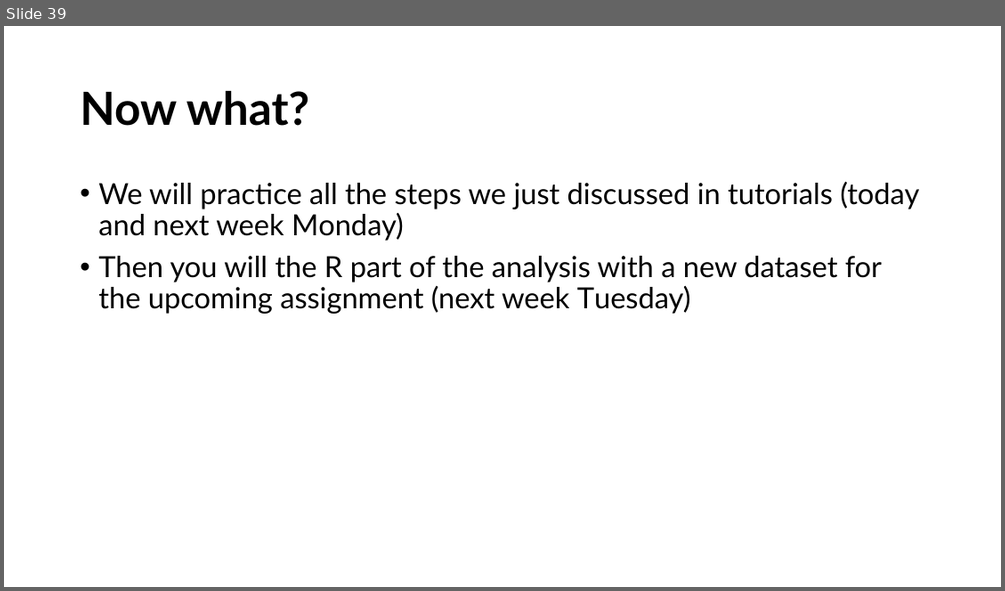
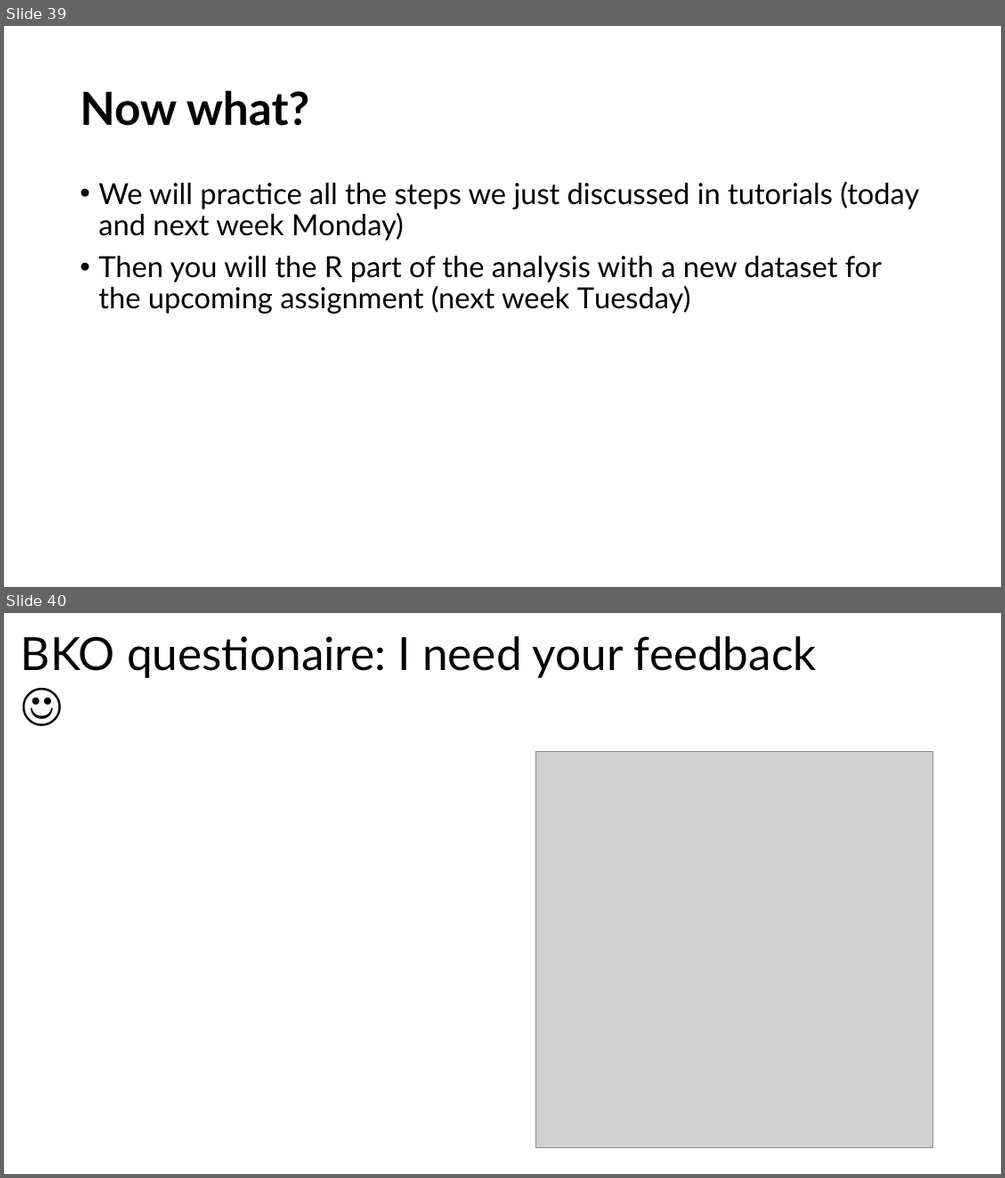
Before and after one commit to mishapaauw/molecular-data-analysis, a slide deck: lectures/2_RNA_seq.pptx. Shown one above the other, each under a label of ours: slide 39 before the commit, slides 39 and 40 after it. The pictures are 1005x591 and 1005x1178 pixels, drawn with LibreOffice and Linux fonts; fonts in the diff are those of the drawing; grey boxes stand for pictures. Boxes give left, top, right and bottom in pixels: in the first picture for what was removed or moved away, otherwise in the second. Text is boxed around its words. In the diff, an @@ line names an element or a change of style, - is before the commit and + after.

```diff
--- a/lectures/2_RNA_seq.pptx
+++ b/lectures/2_RNA_seq.pptx
@@ slide 40 added at [4, 613, 1001, 1174], background #FFFFFF @@
@@ title added at [21, 636, 817, 678], 44 pt, text #000000 @@
+BKO questionaire: I need your feedback ☺
@@ picture added at [535, 751, 932, 1148] @@
```
Also in this commit, not shown: 1 slide changed, 1 other file.
